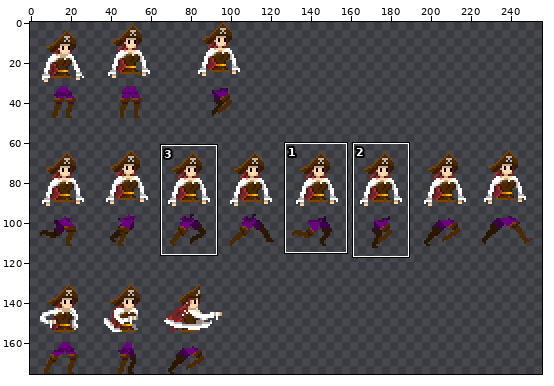
One commit to this pixel-art file: Assets/Resources/Sprites/PirateCharacterSpriteSheet.aseprite. Above, an overview of the earlier version with the close-up marked.
Close-up. The starting point:
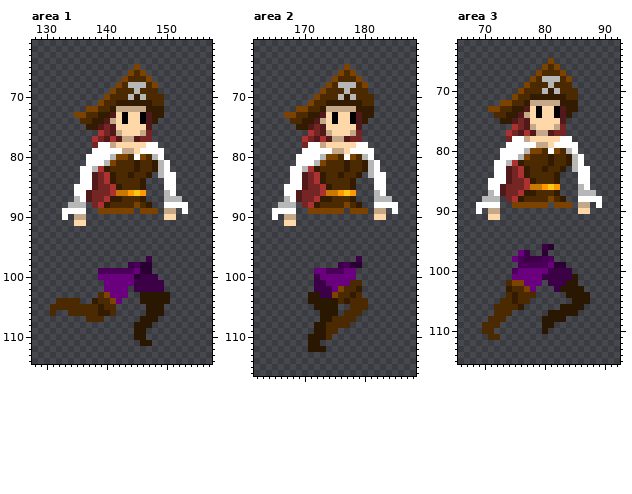
256x176 pixels, 1 frame. Colours within 5 levels of each other are drawn and written as one. Shown: area 1: x 128..157, y 61..114; area 2: x 162..188, y 61..116; area 3: x 66..92, y 62..115. The commit also changed other parts of the picture, which this record leaves out.
Once edited:
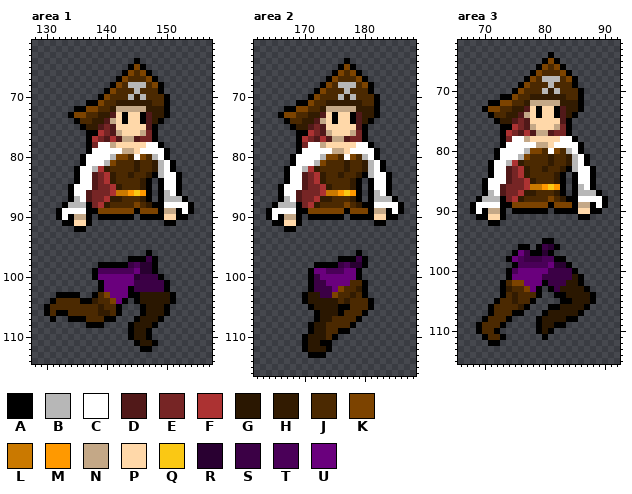
Palette (. is transparent): A #000000  B #b7b7b7  C #ffffff  D #511919  E #762525  F #ac3232  G #2a1701  H #321b01  J #4b2901  K #7c4300  L #ca7900  M #ff9900  N #c4a887  P #ffd8a9  Q #fac814  R #290031  S #3b0045  T #4a0058  U #6a007d
Difference:
--- area 1, layer "Layer 2"
@@ x 128..157 @@
  63 ..............................
- 64 ..............................
- 65 .................K............
- 66 ................KJK...........
- 67 ...............KJJJK..........
- 68 ..............KJBBBJK.........
- 69 .............KJJJBJJJ.........
- 70 ............KJJJBHBJJJ........
- 71 ...........KJJHHHHHHJJ........
- 72 .........KKJJHNNNNNHHH........
- 73 .......KKJJHHDPAPPADHH........
- 74 ........JJHHDNPAPPADH.........
- 75 .........HHDEDPPPPPD..........
- 76 ...........FEDNPPPNE..........
- 77 ..........FEDFDNNDEE..........
- 78 ..........ECCNPPPPPCC.........
- 79 ..........CCCCCNNPCCCC........
- 80 .........CCCCBKKJCKJBC........
- 81 .........CCCBKJJJHJJHBC.......
- 82 ........CCBFHJJJJHJJHBC.......
- 83 ........CCDEFHJJHJJH.BCC......
- 84 ........CCDEFHJJJJH...CC......
- 85 .......CCCDEEFHJJJH...CC......
- 86 .......CCDEEEFLLMQM...BC......
- 87 .......BCDEEFHHJJJH...BBB.....
- 88 ......BBB.EFHJJJJKJH..CCCC....
- 89 .....CCCC..KKKKKK.KKK.NN.C....
- 90 .....C.NN.............PP......
- 91 .......PP.....................
- 92 ..............................
+ 64 .................A............
+ 65 ................AKA...........
+ 66 ...............AKJKA..........
+ 67 ..............AKJJJKA.........
+ 68 .............AKJBBBJKA........
+ 69 ............AKJJJBJJJA........
+ 70 ...........AKJJJBHBJJJA.......
+ 71 .........AAKJJHHHHHHJJA.......
+ 72 .......AAKKJJHNNNNNHHHA.......
+ 73 ......AKKJJHHDPAPPADHHA.......
+ 74 .......AJJHHDNPAPPADHA........
+ 75 ........AHHDEDPPPPPDA.........
+ 76 .........AAFEDNPPPNEA.........
+ 77 .........AFEDFDNNDEEA.........
+ 78 .........AECCNPPPPPCCA........
+ 79 .........ACCCCCNNPCCCCA.......
+ 80 ........ACCCCBKKJCKJBCA.......
+ 81 ........ACCCBKJJJHJJHBCA......
+ 82 .......ACCBFHJJJJHJJHBCA......
+ 83 .......ACCDEFHJJHJJHABCCA.....
+ 84 .......ACCDEFHJJJJHA.ACCA.....
+ 85 ......ACCCDEEFHJJJHA.ACCA.....
+ 86 ......ACCDEEEFLLMQMA.ABCA.....
+ 87 ......ABCDEEFHHJJJHA.ABBBA....
+ 88 .....ABBBAEFHJJJJKJHAACCCCA...
+ 89 ....ACCCCAAKKKKKKAKKKANNACA...
+ 90 ....ACANNA.AAAAAA.AAAAPPAA....
+ 91 .....AAPPA............AA......
+ 92 .......AA.....................
  93 ..............................
@@ x 128..157 @@
  95 ..............................
- 96 ..............................
- 97 ...................S..........
- 98 ................STRR..........
- 99 ...........TTTTTTURR..........
-100 ...........UUUUUURSSS.........
-101 ............UUUUUSSSSS........
-102 ............UUUU.SSSSS........
-103 ...........JKUUU..GGGGG.......
-104 ....JJJJ..HJJKU...GGGGG.......
-105 ...JJJJJJJJHJJ.....GGG........
-106 ...J..JJJJJHHJ.....GGG........
-107 .........JJJ......GGG.........
-108 .................GGG..........
-109 .................GG...........
-110 .................GG...........
-111 ..................GG..........
-112 ..............................
+ 96 ...................A..........
+ 97 ................AAASA.........
+ 98 ...........AAAAASTRRA.........
+ 99 ..........ATTTTTTURRA.........
+100 ..........AUUUUUURSSSA........
+101 ...........AUUUUUSSSSSA.......
+102 ...........AUUUUASSSSSA.......
+103 ....AAAA..AJKUUUAAGGGGGA......
+104 ...AJJJJAAHJJKUA.AGGGGGA......
+105 ..AJJJJJJJJHJJA...AGGGA.......
+106 ..AJAAJJJJJHHJA...AGGGA.......
+107 ...A..AAAJJJAA...AGGGA........
+108 .........AAA....AGGGA.........
+109 ................AGGA..........
+110 ................AGGA..........
+111 .................AGGA.........
+112 ..................AA..........
 113 ..............................
--- area 2, layer "Layer 2"
@@ x 162..188 @@
  63 ...........................
- 64 ...........................
- 65 ...............K...........
- 66 ..............KJK..........
- 67 .............KJJJK.........
- 68 ............KJBBBJK........
- 69 ...........KJJJBJJJ........
- 70 ..........KJJJBHBJJJ.......
- 71 .........KJJHHHHHHJJ.......
- 72 .......KKJJHNNNNNHHH.......
- 73 .....KKJJHHDPAPPADHH.......
- 74 ......JJHHDNPAPPADH........
- 75 .......HHDEDPPPPPD.........
- 76 .........FEDNPPPNE.........
- 77 ........FEDFDNNDEE.........
- 78 ........ECCNPPPPPCC........
- 79 ........CCCCCNNPCCCC.......
- 80 .......CCCCBKKJCKJBC.......
- 81 .......CCCBKJJJHJJHBC......
- 82 ......CCBFHJJJJHJJHBC......
- 83 ......CCDEFHJJHJJH.BCC.....
- 84 ......CCDEFHJJJJH...CC.....
- 85 .....CCCDEEFHJJJH...CC.....
- 86 .....CCDEEEFLLMQM...BC.....
- 87 .....BCDEEFHHJJJH...BBB....
- 88 ....BBB.EFHJJJJKJH..CCCC...
- 89 ...CCCC..KKKKKK.KKK.NN.C...
- 90 ...C.NN.............PP.....
- 91 .....PP....................
- 92 ...........................
+ 64 ...............A...........
+ 65 ..............AKA..........
+ 66 .............AKJKA.........
+ 67 ............AKJJJKA........
+ 68 ...........AKJBBBJKA.......
+ 69 ..........AKJJJBJJJA.......
+ 70 .........AKJJJBHBJJJA......
+ 71 .......AAKJJHHHHHHJJA......
+ 72 .....AAKKJJHNNNNNHHHA......
+ 73 ....AKKJJHHDPAPPADHHA......
+ 74 .....AJJHHDNPAPPADHA.......
+ 75 ......AHHDEDPPPPPDA........
+ 76 .......AAFEDNPPPNEA........
+ 77 .......AFEDFDNNDEEA........
+ 78 .......AECCNPPPPPCCA.......
+ 79 .......ACCCCCNNPCCCCA......
+ 80 ......ACCCCBKKJCKJBCA......
+ 81 ......ACCCBKJJJHJJHBCA.....
+ 82 .....ACCBFHJJJJHJJHBCA.....
+ 83 .....ACCDEFHJJHJJHABCCA....
+ 84 .....ACCDEFHJJJJHA.ACCA....
+ 85 ....ACCCDEEFHJJJHA.ACCA....
+ 86 ....ACCDEEEFLLMQMA.ABCA....
+ 87 ....ABCDEEFHHJJJHA.ABBBA...
+ 88 ...ABBBAEFHJJJJKJHAACCCCA..
+ 89 ..ACCCCAAKKKKKKAKKKANNACA..
+ 90 ..ACANNA.AAAAAA.AAAAPPAA...
+ 91 ...AAPPA............AA.....
+ 92 .....AA....................
  93 ...........................
@@ x 168..183 @@
  95 ................
- 96 ................
- 97 ...........S....
- 98 ........STRR....
- 99 ....UUTTTUU.....
-100 ....SUUUUUU.....
-101 ....SSUUUUJJ....
-102 ....SSSUKJJH....
-103 ...GGSSKJJHJ....
-104 ...GGGGGJHJJJ...
-105 ....GGGG..JJJ...
-106 .....GGG.JJJ....
-107 .....GGJJJJ.....
-108 ....GGJJJJ......
-109 ....GGJJ........
-110 ...GGGJ.........
-111 ...GG...........
-112 ...GGG..........
-113 ................
+ 96 ...........A....
+ 97 ........AAASA...
+ 98 ....AAAASTRRA...
+ 99 ...AUUTTTUUA....
+100 ...ASUUUUUUA....
+101 ...ASSUUUUJJA...
+102 ...ASSSUKJJHA...
+103 ..AGGSSKJJHJA...
+104 ..AGGGGGJHJJJA..
+105 ...AGGGGAAJJJA..
+106 ....AGGGAJJJA...
+107 ....AGGJJJJA....
+108 ...AGGJJJJA.....
+109 ...AGGJJAA......
+110 ..AGGGJA........
+111 ..AGGAA.........
+112 ..AGGGA.........
+113 ...AAA..........
 114 ................
--- area 3, layer "Layer 2"
@@ x 66..92 @@
  63 ...........................
- 64 ...........................
- 65 ...............K...........
- 66 ..............KJK..........
- 67 .............KJJJK.........
- 68 ............KJBBBJK........
- 69 ...........KJJJBJJJ........
- 70 ..........KJJJBHBJJJ.......
- 71 .........KJJHHHHHHJJ.......
- 72 .......KKJJHNNNNNHHH.......
- 73 .....KKJJHHDPAPPADHH.......
- 74 ......JJHHDNPAPPADH........
- 75 .......HHDEDPPPPPD.........
- 76 .........FEDNPPPNE.........
- 77 ........FEDFDNNDEE.........
- 78 ........ECCNPPPPPCC........
- 79 ........CCCCCNNPCCCC.......
- 80 .......CCCCBKKJCKJBC.......
- 81 .......CCCBKJJJHJJHBC......
- 82 ......CCBFHJJJJHJJHBC......
- 83 ......CCDEFHJJHJJH.BCC.....
- 84 ......CCDEFHJJJJH...CC.....
- 85 .....CCCDEEFHJJJH...CC.....
- 86 .....CCDEEEFLLMQM...BC.....
- 87 .....BCDEEFHHJJJH...BBB....
- 88 ....BBB.EFHJJJJKJH..CCCC...
- 89 ...CCCC..KKKKKK.KKK.NN.C...
- 90 ...C.NN.............PP.....
- 91 .....PP....................
- 92 ...........................
+ 64 ...............A...........
+ 65 ..............AKA..........
+ 66 .............AKJKA.........
+ 67 ............AKJJJKA........
+ 68 ...........AKJBBBJKA.......
+ 69 ..........AKJJJBJJJA.......
+ 70 .........AKJJJBHBJJJA......
+ 71 .......AAKJJHHHHHHJJA......
+ 72 .....AAKKJJHNNNNNHHHA......
+ 73 ....AKKJJHHDPAPPADHHA......
+ 74 .....AJJHHDNPAPPADHA.......
+ 75 ......AHHDEDPPPPPDA........
+ 76 .......AAFEDNPPPNEA........
+ 77 .......AFEDFDNNDEEA........
+ 78 .......AECCNPPPPPCCA.......
+ 79 .......ACCCCCNNPCCCCA......
+ 80 ......ACCCCBKKJCKJBCA......
+ 81 ......ACCCBKJJJHJJHBCA.....
+ 82 .....ACCBFHJJJJHJJHBCA.....
+ 83 .....ACCDEFHJJHJJHABCCA....
+ 84 .....ACCDEFHJJJJHA.ACCA....
+ 85 ....ACCCDEEFHJJJHA.ACCA....
+ 86 ....ACCDEEEFLLMQMA.ABCA....
+ 87 ....ABCDEEFHHJJJHA.ABBBA...
+ 88 ...ABBBAEFHJJJJKJHAACCCCA..
+ 89 ..ACCCCAAKKKKKKAKKKANNACA..
+ 90 ..ACANNA.AAAAAA.AAAAPPAA...
+ 91 ...AAPPA............AA.....
+ 92 .....AA....................
  93 ...........................
  94 ...........................
- 95 ...........................
- 96 ..............SR...........
- 97 ..........US..R............
- 98 .........UTSSSTT...........
- 99 ..........TTTTTURR.........
-100 .........TUUUUUSSSS........
-101 .........UUUUUSSSSSG.......
-102 ........JKKUUU.SSSGG.......
-103 ........HJJKU...SGGGG......
-104 ........JHJJJ.....GGGG.....
-105 .......JJHJJ.......GGG.....
-106 ......JJJJH......GGGG......
-107 ......JJJ......GGGGG.......
-108 .....JJJ......GGGG.........
-109 ....JJJ.......GG...........
-110 ....JJ........G............
-111 .....JJ....................
-112 ...........................
+ 95 ..............AA...........
+ 96 ..........AA.ASRA..........
+ 97 .........AUSAARA...........
+ 98 ........AUTSSSTTAA.........
+ 99 .........ATTTTTURRA........
+100 ........ATUUUUUSSSSA.......
+101 ........AUUUUUSSSSSGA......
+102 .......AJKKUUUASSSGGA......
+103 .......AHJJKUA.ASGGGGA.....
+104 .......AJHJJJA..AAGGGGA....
+105 ......AJJHJJA....AAGGGA....
+106 .....AJJJJHA...AAGGGGA.....
+107 .....AJJJAA...AGGGGGA......
+108 ....AJJJA....AGGGGAA.......
+109 ...AJJJA.....AGGAA.........
+110 ...AJJA......AGA...........
+111 ....AJJA......A............
+112 .....AA....................
 113 ...........................
